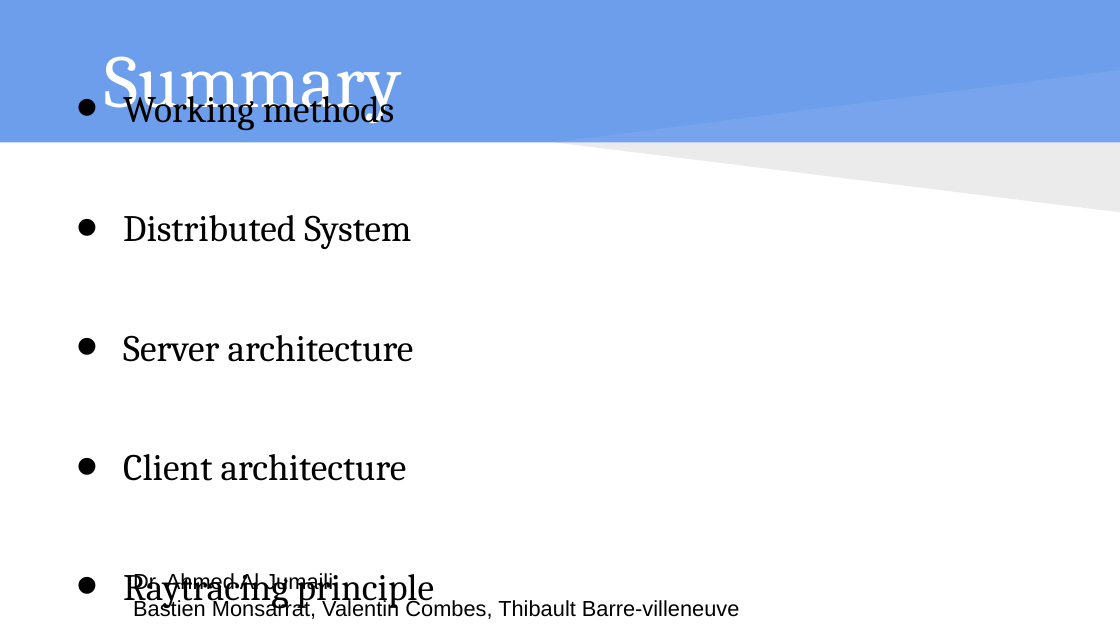
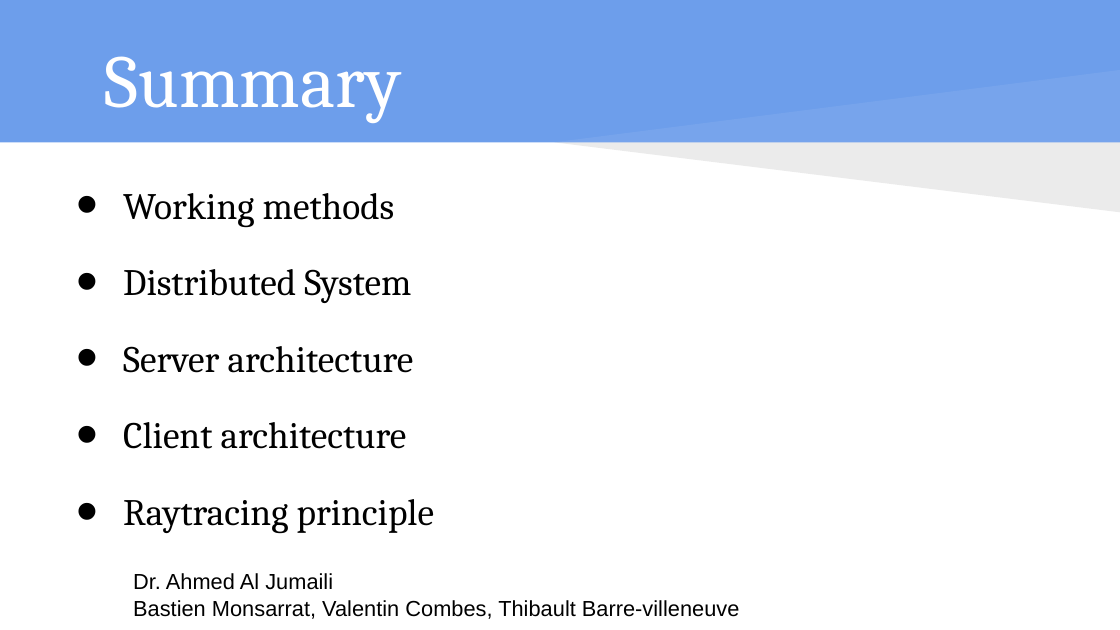
Before and after one commit to isundil/drt, a slide deck: slide 2 of Presentation DS - drt.pptx. Drawn at 1120x630 pixels with LibreOffice and Linux fonts; fonts in the diff are those of the drawing. Boxes give left, top, right and bottom in pixels: in the first picture for what was removed or moved away, otherwise in the second. Text is boxed around its words. In the diff, an @@ line names an element or a change of style, - is before the commit and + after.

```diff
--- a/Presentation DS - drt.pptx
+++ b/Presentation DS - drt.pptx
@@ text "Working methods" at [123, 193, 434, 534]: line spacing 1 to 1.5 @@
```
Also in this commit, not shown: 9 other slides changed.
